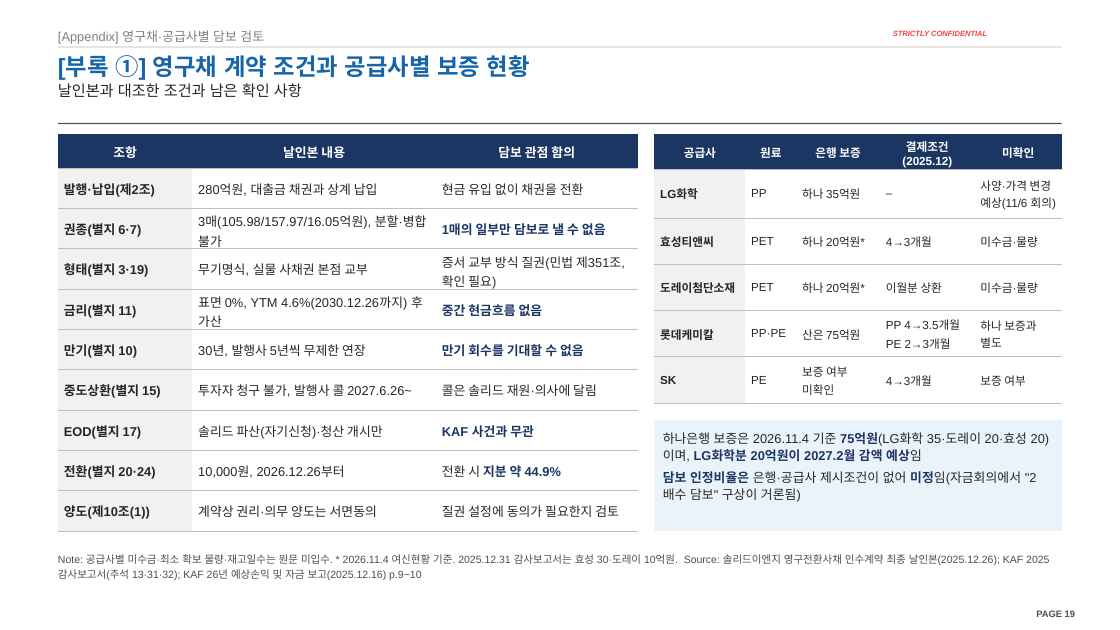
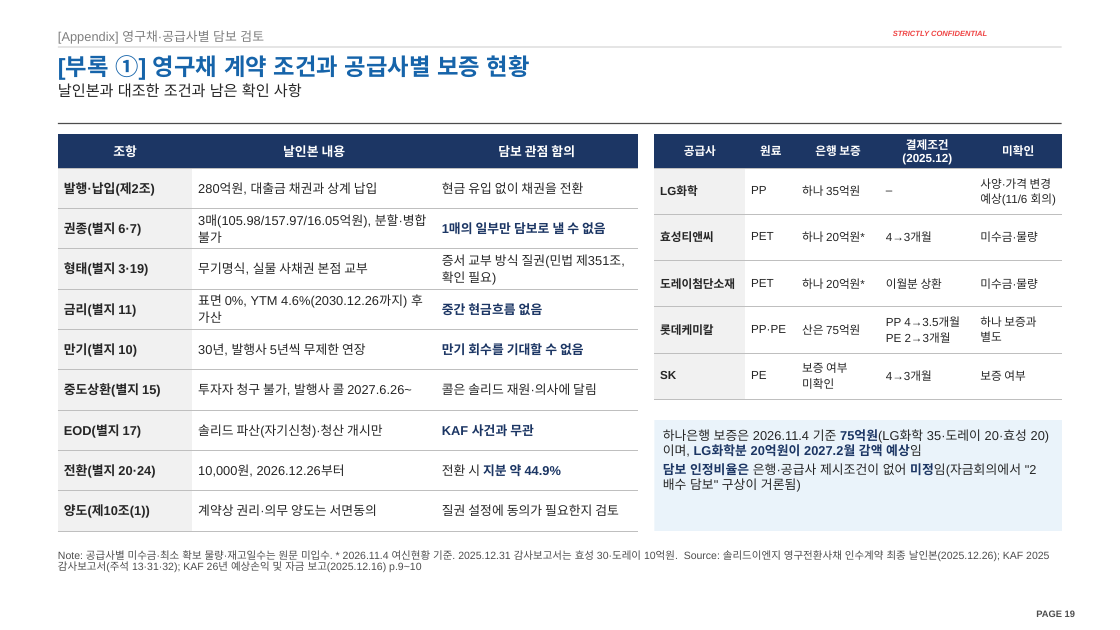
Before and after one commit to jogyesung/GS-Secretary, a slide deck: slide 19 of outputs/CIP_KAF_솔리드_자금조달차질_시나리오_20261120v3.pptx. Drawn at 1120x630 pixels with LibreOffice and Linux fonts; fonts in the diff are those of the drawing; background and template pictures are left out. Boxes give left, top, right and bottom in pixels: in the first picture for what was removed or moved away, otherwise in the second. Text is boxed around its words. In the diff, an @@ line names an element or a change of style, - is before the commit and + after.

```diff
--- a/outputs/CIP_KAF_솔리드_자금조달차질_시나리오_20261120v3.pptx
+++ b/outputs/CIP_KAF_솔리드_자금조달차질_시나리오_20261120v3.pptx
@@ table at box(58, 134, 638, 531) @@
@@ line spacing 1.05 to 0.91 @@
@@ table at box(655, 134, 1063, 399) @@
@@ line spacing 1.05 to 0.91 @@
@@ rectangle "하나은행 보증은 2026.11.4 기준 75억원(LG화학 ..." at box(655, 420, 1062, 531): line spacing 1.12 to 0.97 @@
@@ text "Note: 공급사별 미수금·최소 확보 물량·재고일수는 ..." at box(58, 550, 1049, 572): line spacing 1.2 to 0.9 @@
```
Also in this commit, not shown: 22 other slides changed, 1 other file.
